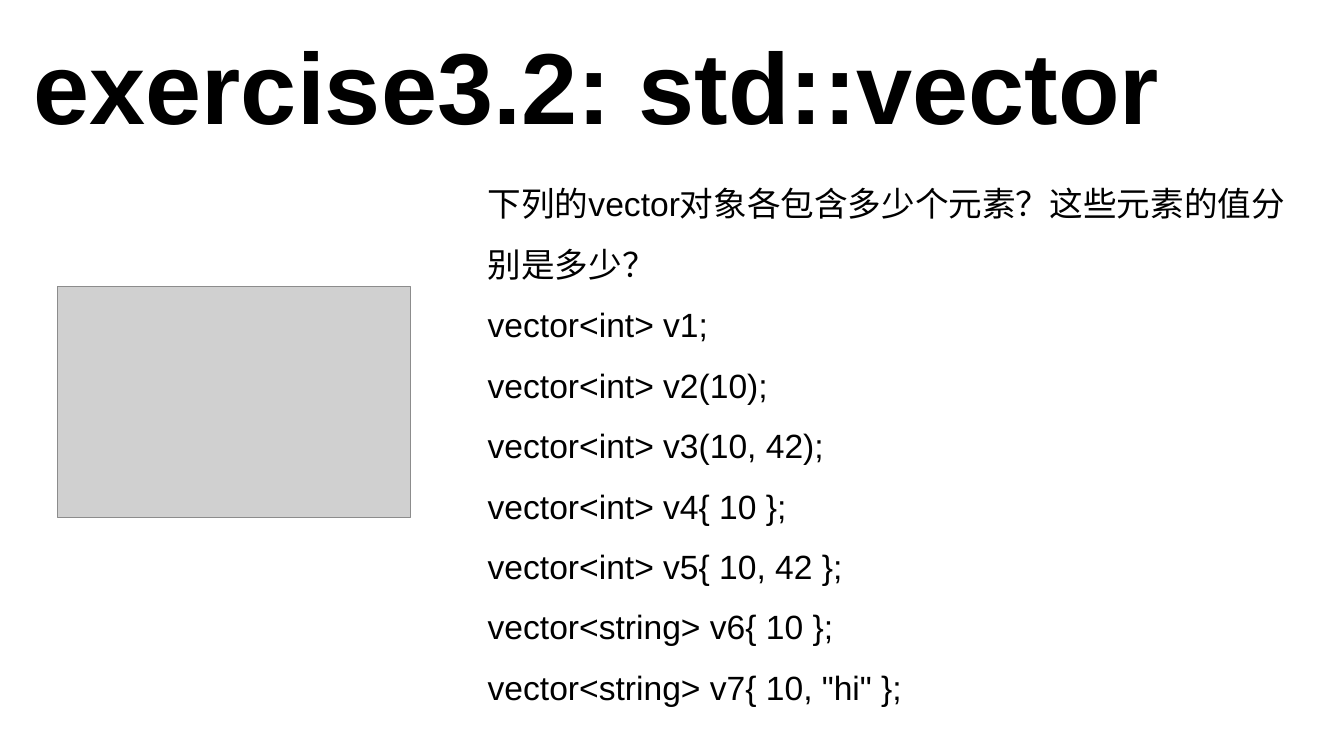
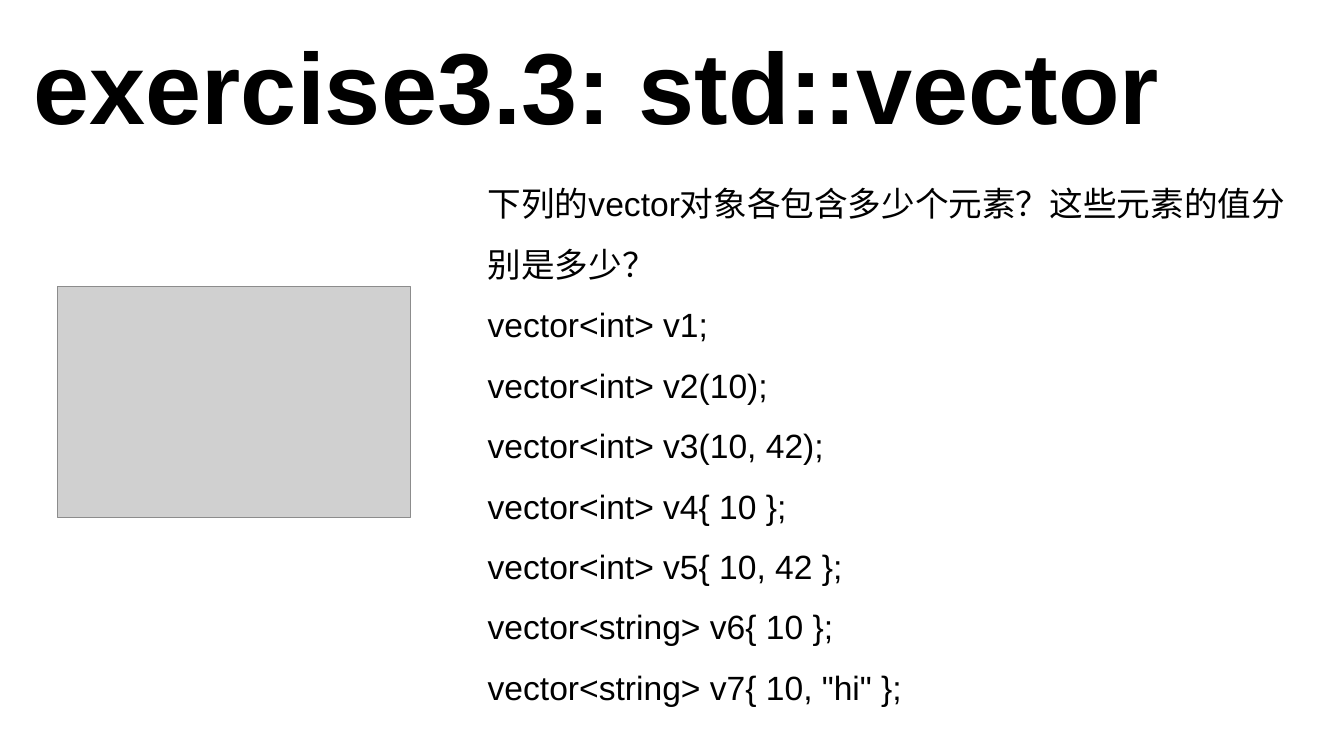
Before and after one commit to 3417725275/CPP_Study, a slide deck: slide 19 of C++课件.pptx. Drawn at 1344x756 pixels with LibreOffice and Linux fonts; fonts in the diff are those of the drawing; grey boxes stand for pictures. Boxes give left, top, right and bottom in pixels: in the first picture for what was removed or moved away, otherwise in the second. Text is boxed around its words. In the diff, an @@ line names an element or a change of style, - is before the commit and + after.

```diff
--- a/C++课件.pptx
+++ b/C++课件.pptx
@@ text at box(34, 51, 1160, 125): text changed @@
-exercise3.2: std::vector
+exercise3.3: std::vector
```
Also in this commit, not shown: 5 other slides changed, 3 slides added, 11 slides removed, 1 other file.
